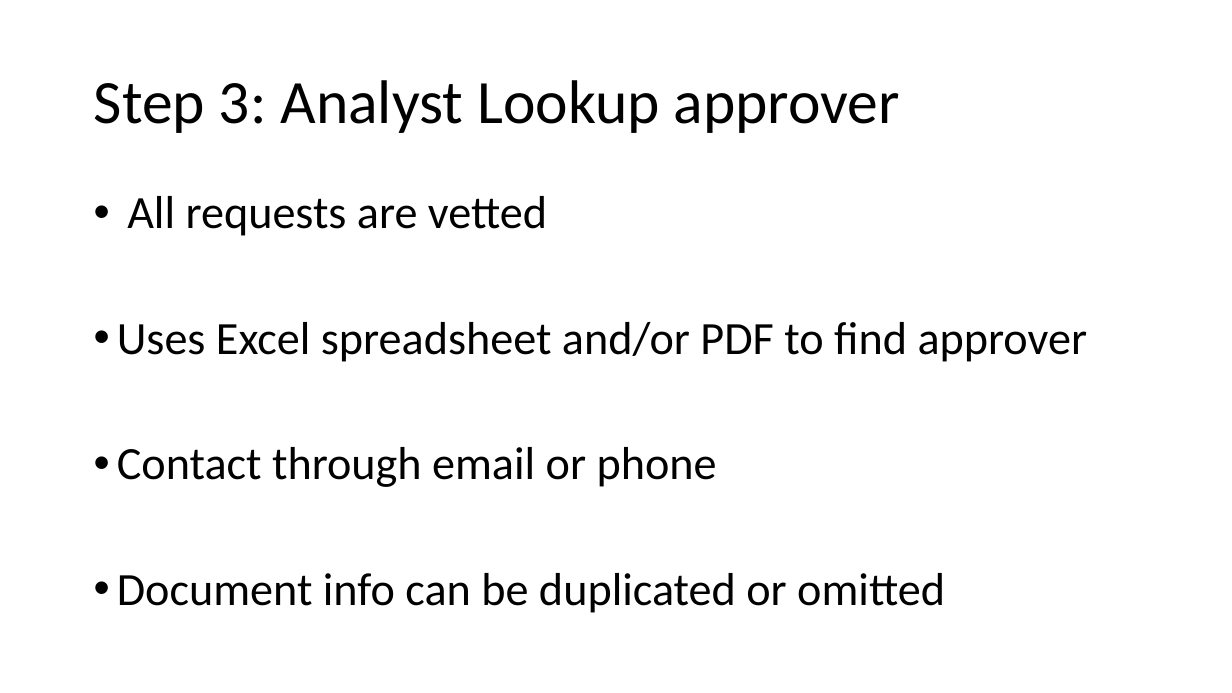
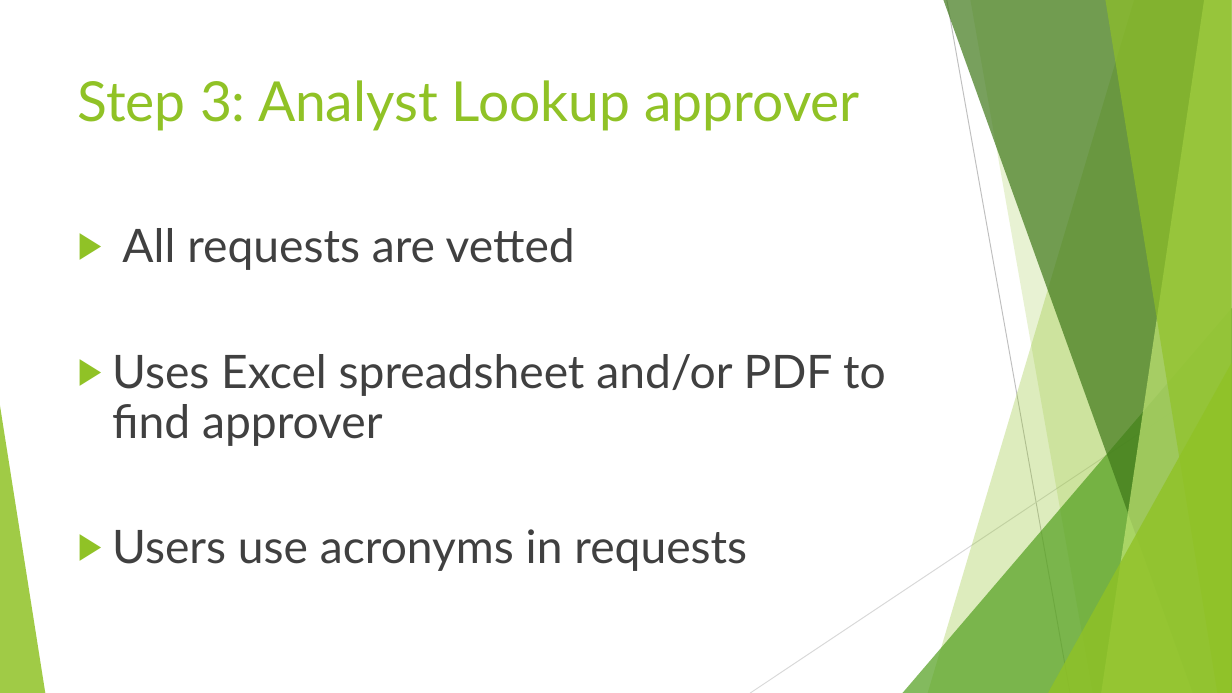
Before and after one commit to Konnie789/ENSE-470, a slide deck: slide 5 of Milestone 1/Milestone-1.ppt. Drawn at 1232x693 pixels with LibreOffice and Linux fonts; fonts in the diff are those of the drawing. Boxes give left, top, right and bottom in pixels: in the first picture for what was removed or moved away, otherwise in the second. Text is boxed around its words. In the diff, an @@ line names an element or a change of style, - is before the commit and + after.

```diff
--- a/Milestone 1/Milestone-1.ppt
+++ b/Milestone 1/Milestone-1.ppt
@@ title "Step 3: Analyst Lookup approver": place and size @@
-title "Step 3: Analyst Lookup approver" at [94,80,900,133]
+title "Step 3: Analyst Lookup approver" at [78,80,860,131]
@@ title "Step 3: Analyst Lookup approver" at [78,80,860,131]: size 48 to 43 pt, font Calibri to Lato, text colour #000000 to #90C226; line spacing 0.9 to 1; vertical alignment middle to top @@
@@ text "All requests are vetted": place and size @@
-text "All requests are vetted" at [117,196,1088,613]
+text "All requests are vetted" at [112,228,886,571]
@@ text at [112,228,886,446]: font Calibri to Lato, text colour #000000 to #404040 in "All requests are vetted", "Uses Excel spreadsheet and/or PDF to find ..."; bullet • to ▶; bullet colour #000000 to #90C226 @@
@@ group added at [0,0,1231,693]: 5 freeform shapes, 3 triangles, 2 lines @@
@@ text at [112,529,747,571]: text changed; font Calibri to Lato; text colour #000000 to #404040 @@
-• Contact through email or phone
-• Document info can be duplicated or omitted
+▶ Users use acronyms in requests
```
Also in this commit, not shown: 5 other slides changed, 2 slides added, 1 slide removed.
